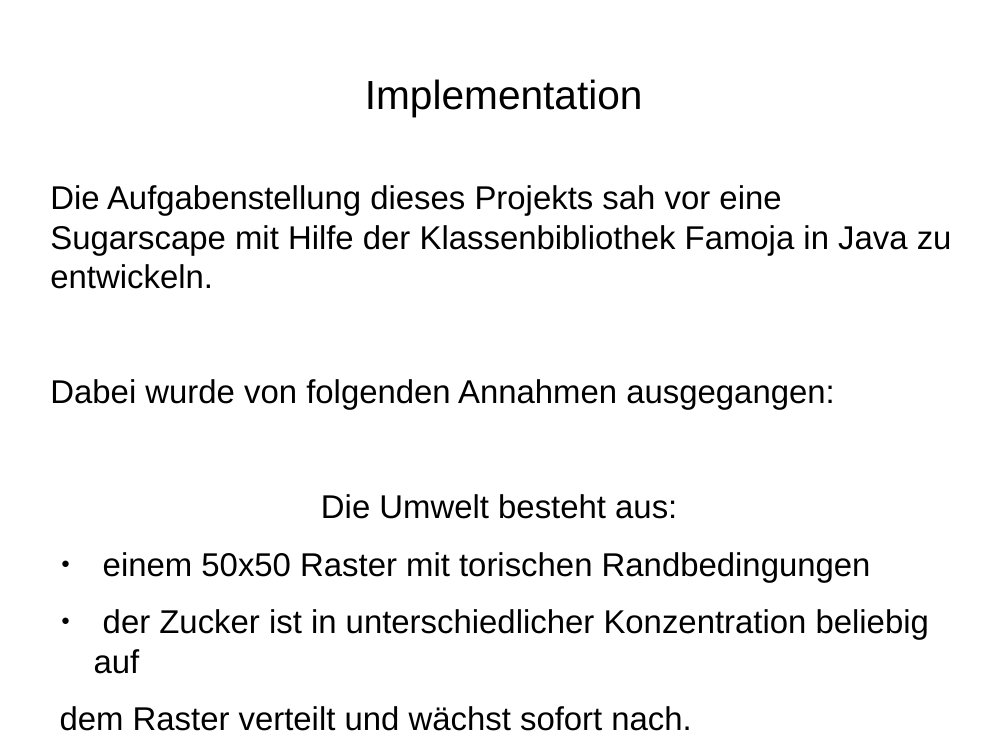
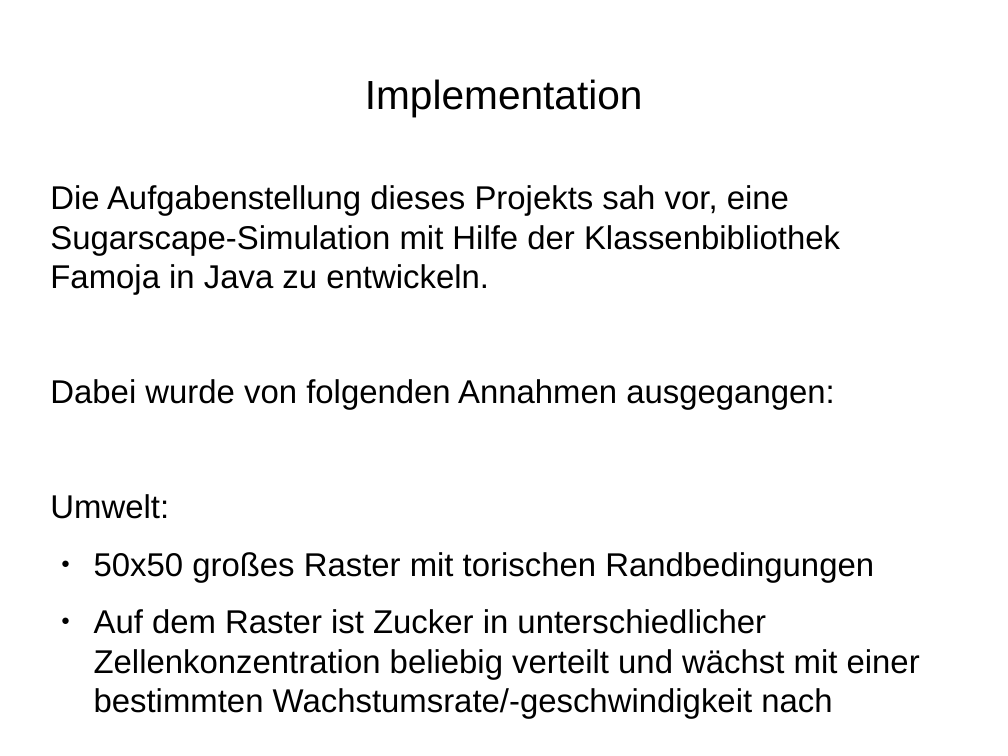
Before and after one commit to wsmirnow/Sugarscape, a slide deck: slide 4 of Presentation/Sugarscape.odp. Drawn at 1008x756 pixels with LibreOffice and Linux fonts; fonts in the diff are those of the drawing. Boxes give left, top, right and bottom in pixels: in the first picture for what was removed or moved away, otherwise in the second. Text is boxed around its words. In the diff, an @@ line names an element or a change of style, - is before the commit and + after.

```diff
--- a/Presentation/Sugarscape.odp
+++ b/Presentation/Sugarscape.odp
@@ text at (50, 185, 840, 295): text changed @@
-Die Aufgabenstellung dieses Projekts sah vor eine Sugarscape mit Hilfe der Klassenbibliothek Famoja in Java zu entwickeln.
+Die Aufgabenstellung dieses Projekts sah vor, eine Sugarscape-Simulation mit Hilfe der Klassenbibliothek Famoja in Java zu entwickeln.
@@ text at (50, 494, 920, 679): text changed @@
-Die Umwelt besteht aus:
-● einem 50x50 Raster mit torischen Randbedingungen
-● der Zucker ist in unterschiedlicher Konzentration beliebig auf
-dem Raster verteilt und wächst sofort nach.
-● Jede Zelle hat eine bestimmte Kapazität.
+Umwelt:
+● 50x50 großes Raster mit torischen Randbedingungen
+● Auf dem Raster ist Zucker in unterschiedlicher Zellenkonzentration beliebig verteilt und wächst mit einer bestimmten Wachstumsrate/-geschwindigkeit nach
```
Also in this commit, not shown: 3 other slides changed, 2 other files.
